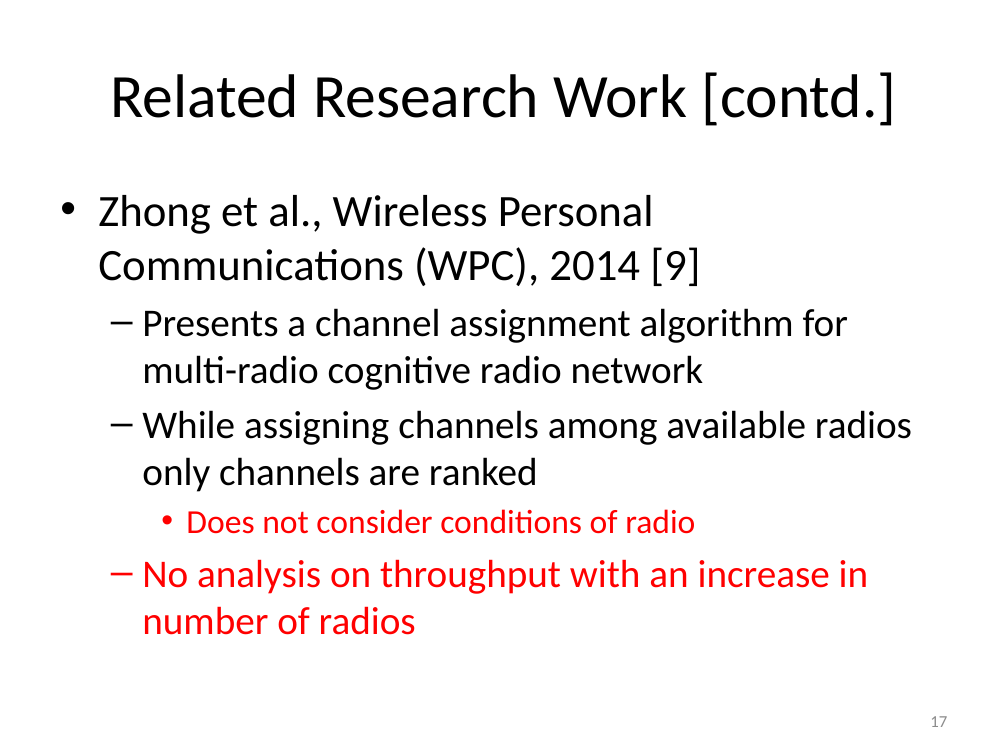
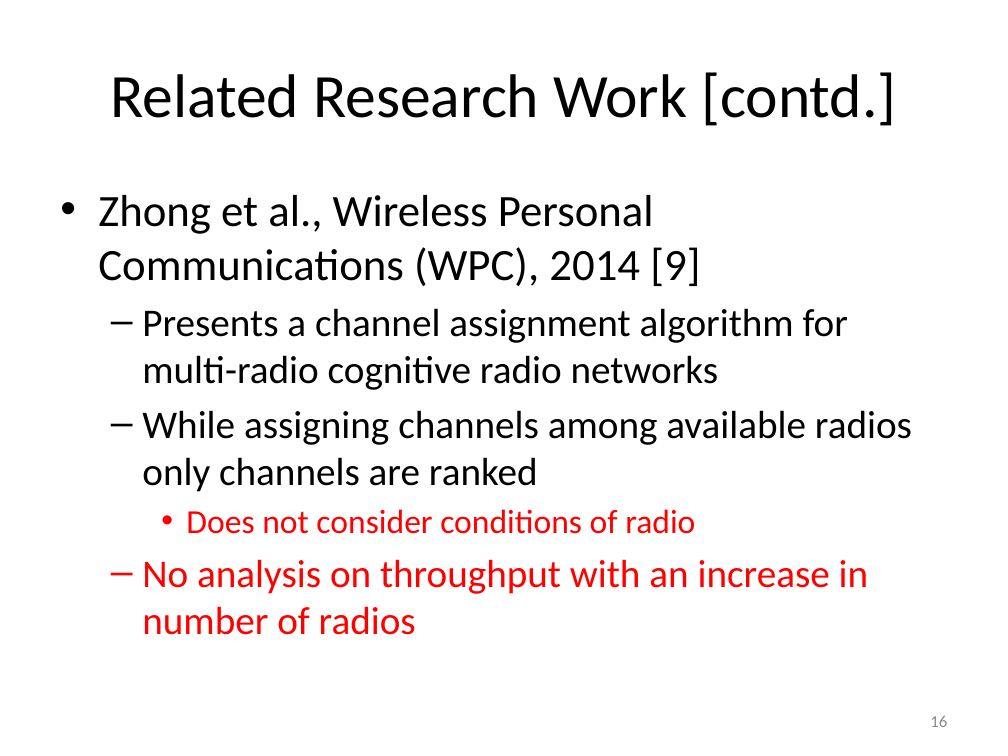
Before and after one commit to takhandipu/MSThesisPresentation, a slide deck: slide 16 of draft.pptx (slide 17 before the commit). Drawn at 1008x756 pixels with LibreOffice and Linux fonts; fonts in the diff are those of the drawing. Boxes give left, top, right and bottom in pixels: in the first picture for what was removed or moved away, otherwise in the second. Text is boxed around its words. In the diff, an @@ line names an element or a change of style, - is before the commit and + after.

```diff
--- a/draft.pptx
+++ b/draft.pptx
@@ text at box(142, 308, 848, 390): text changed @@
-  – Presents a channel assignment algorithm for multi-radio cognitive radio network
+  – Presents a channel assignment algorithm for multi-radio cognitive radio networks
@@ page number at box(930, 716, 947, 727): text changed @@
-17
+16
```
Also in this commit, not shown: 8 other slides changed, 12 slides added, 7 slides removed, 2 other files.
